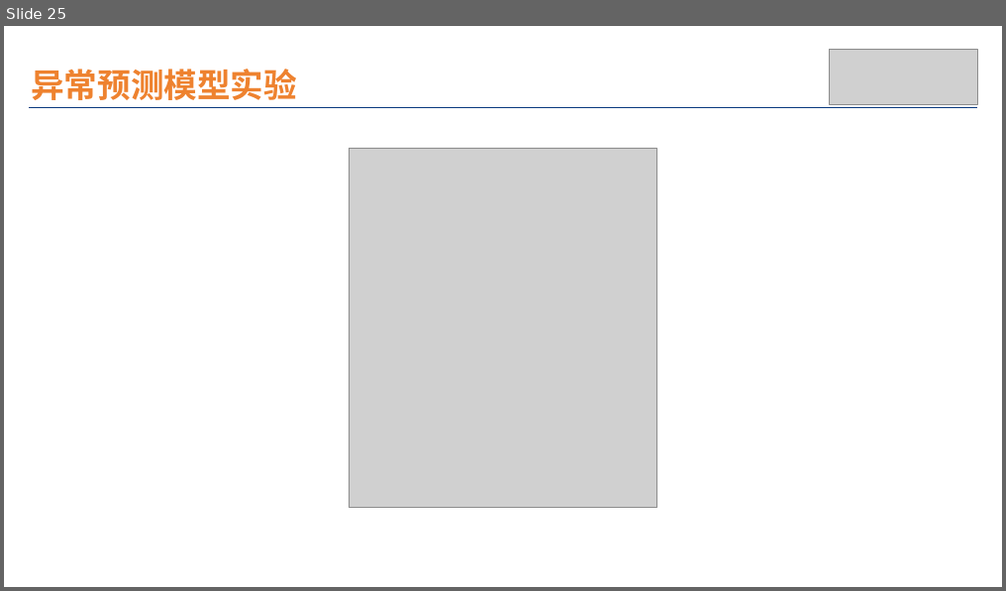
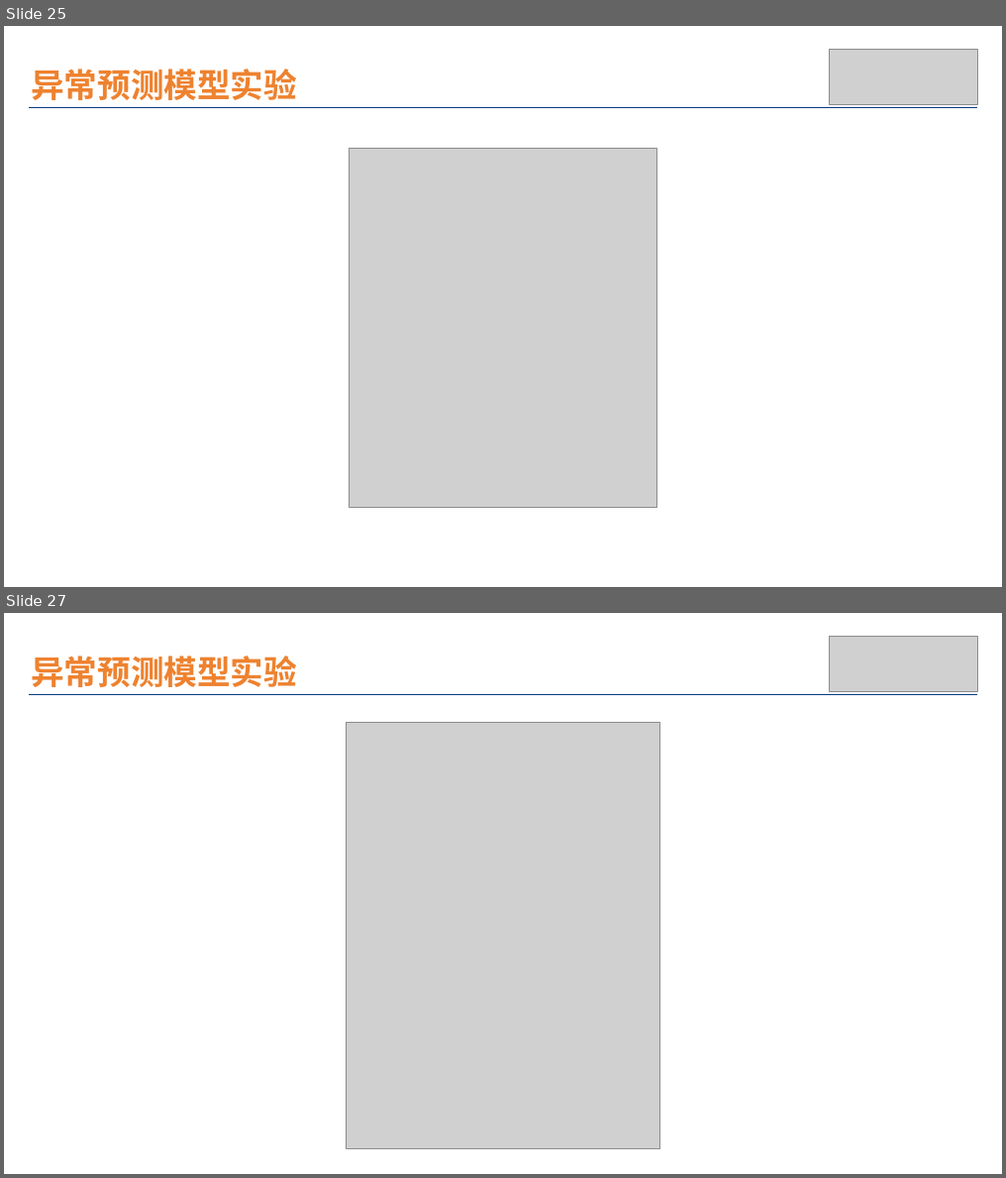
Before and after one commit to wuchenhu98/lunwen, a slide deck: 论文插图.pptx. Shown one above the other, each under a label of ours: slide 25 before the commit, slides 25 and 27 after it; the slides between them are not shown. The pictures are 1006x591 and 1006x1178 pixels, drawn with LibreOffice and Linux fonts; fonts in the diff are those of the drawing; grey boxes stand for pictures. Boxes give left, top, right and bottom in pixels: in the first picture for what was removed or moved away, otherwise in the second. Text is boxed around its words. In the diff, an @@ line names an element or a change of style, - is before the commit and + after.

```diff
--- a/论文插图.pptx
+++ b/论文插图.pptx
@@ slide 27 added at <box>4,613,1002,1174</box>, background #FFFFFF @@
@@ picture added at <box>829,636,977,691</box> @@
@@ text added at <box>31,656,297,687</box>, 32 pt, text #EE822F, bold @@
+异常预测模型实验
@@ line added from (29, 694) to (977, 694), #09397E 1 pt @@
@@ picture added at <box>347,722,660,1150</box> @@
```
Also in this commit, not shown: 1 other slide added, 1 other file.
